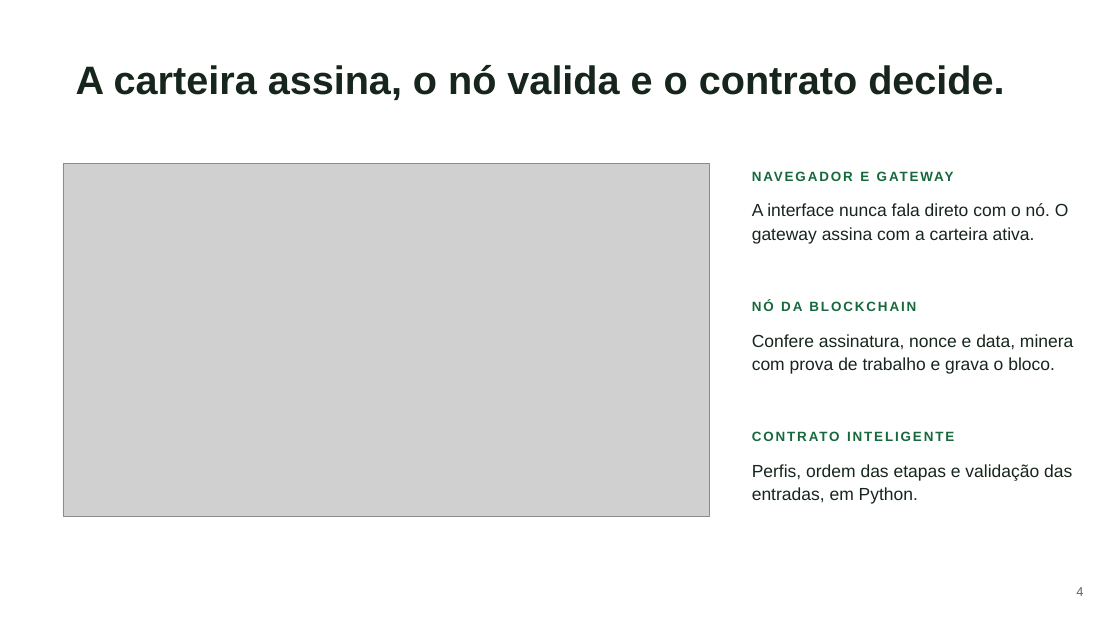
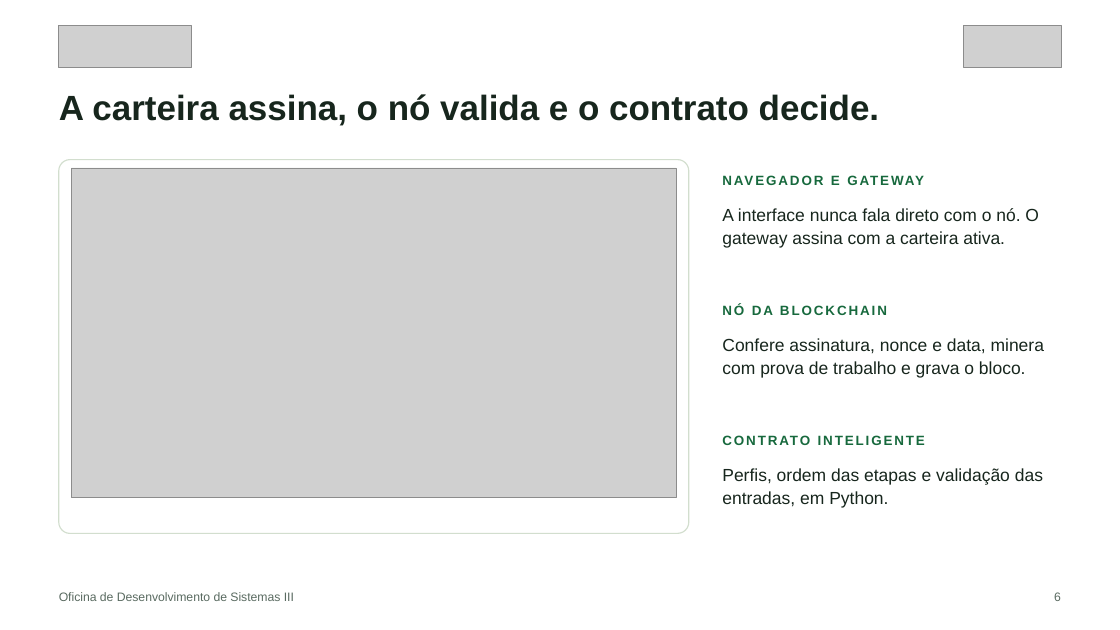
Before and after one commit to JulianaBallin/EcoOrigem, a slide deck: slide 6 of docs/slides/apresentacao-ecoorigem.pptx (slide 4 before the commit). Drawn at 1120x630 pixels with LibreOffice and Linux fonts; fonts in the diff are those of the drawing; grey boxes stand for pictures; background and template pictures are left out. Boxes give left, top, right and bottom in pixels: in the first picture for what was removed or moved away, otherwise in the second. Text is boxed around its words. In the diff, an @@ line names an element or a change of style, - is before the commit and + after.

Commit message:
feat(slides): rebuild the presentation with context, data and solution flow
Adds soft gradient backgrounds, header with both logos, footer with course
and page, a forest watermark cover, official IBGE figures, real product photos
and four bonus slides about the extra deliverables.

```diff
--- a/docs/slides/apresentacao-ecoorigem.pptx
+++ b/docs/slides/apresentacao-ecoorigem.pptx
@@ picture added at (x1=59, y1=25, x2=192, y2=67) @@
@@ picture added at (x1=963, y1=25, x2=1061, y2=67) @@
@@ text "A carteira assina, o nó ..." moved from (x1=76, y1=65, x2=1004, y2=100) to (x1=59, y1=94, x2=879, y2=126) @@
@@ text "A carteira assina, o nó ..." at (x1=59, y1=94, x2=879, y2=126): size 34 to 30 pt @@
@@ rounded rectangle added at (x1=59, y1=160, x2=689, y2=534), fill #FFFFFF, outline #D2DECE 1 pt @@
@@ picture resized from (x1=63, y1=164, x2=710, y2=517) to (x1=71, y1=168, x2=676, y2=498) @@
@@ text "A interface nunca fala direto ..." moved from (x1=752, y1=203, x2=1069, y2=240) to (x1=722, y1=208, x2=1039, y2=244) @@
@@ text "Confere assinatura, nonce e data, ..." moved from (x1=752, y1=334, x2=1073, y2=374) to (x1=722, y1=338, x2=1044, y2=378) @@
@@ 3 texts moved together from (x1=752, y1=172, x2=1080, y2=454) to (x1=722, y1=176, x2=1050, y2=458) @@
@@ text "Perfis, ordem das etapas e ..." moved from (x1=752, y1=464, x2=1072, y2=504) to (x1=722, y1=468, x2=1043, y2=508) @@
@@ text added at (x1=59, y1=592, x2=294, y2=601), 10.5 pt, text #5A6B61 @@
+Oficina de Desenvolvimento de Sistemas III
@@ text added at (x1=1054, y1=592, x2=1061, y2=601), 10.5 pt, text #5A6B61 @@
+6
@@ text removed at (x1=1076, y1=587, x2=1083, y2=596) @@
-4
```
Also in this commit, not shown: 5 other slides changed, 8 slides added, 2 slides removed, 22 other files.
